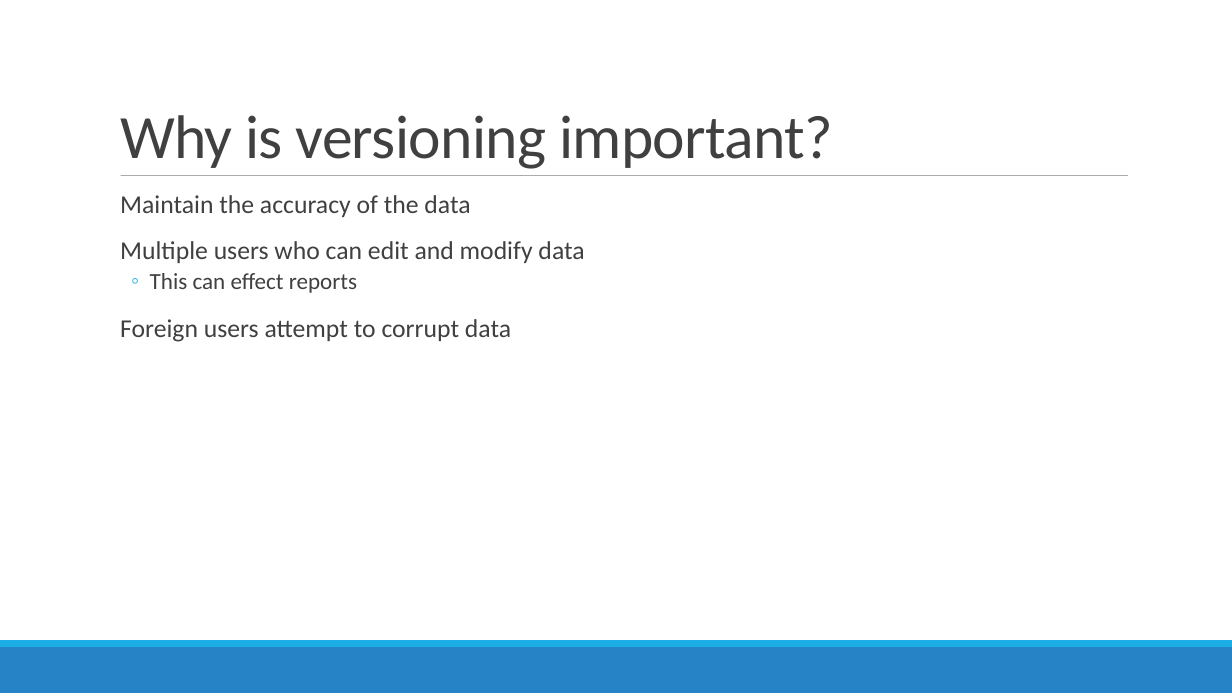
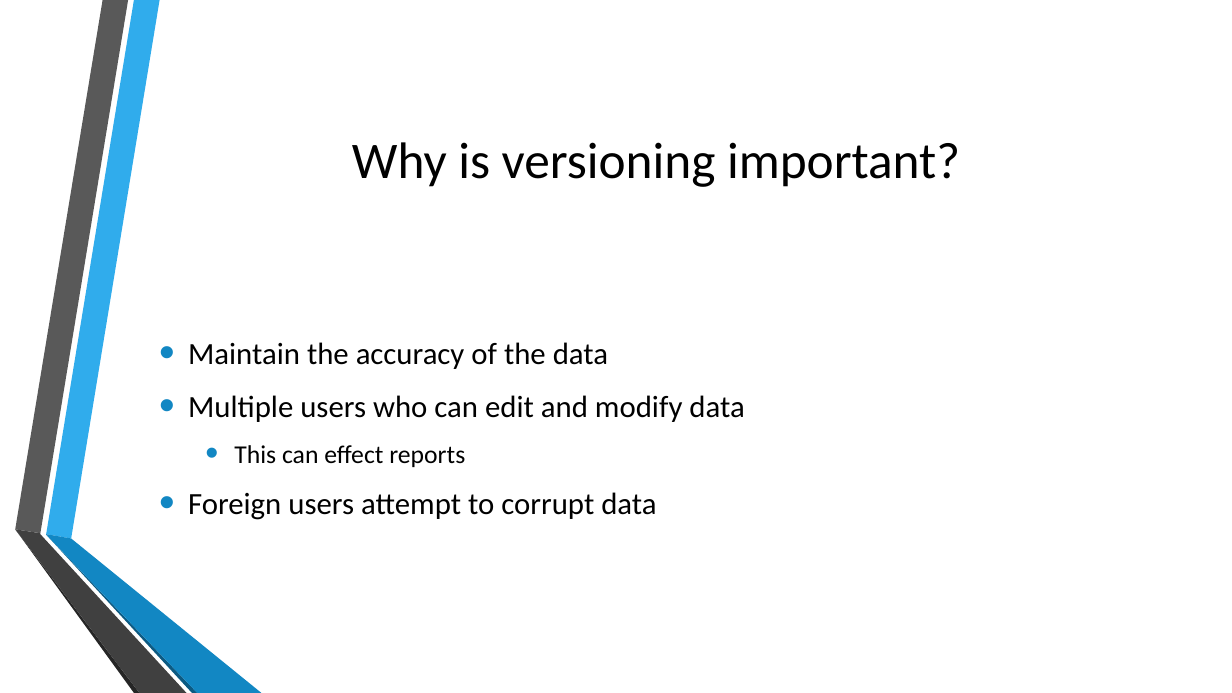
Before and after one commit to MGIS-UMN/GIS5577_week9, a slide deck: slide 3 of Database_Administration.odp. Drawn at 1232x693 pixels with LibreOffice and Linux fonts; fonts in the diff are those of the drawing; background and template pictures are left out. Boxes give left, top, right and bottom in pixels: in the first picture for what was removed or moved away, otherwise in the second. Text is boxed around its words. In the diff, an @@ line names an element or a change of style, - is before the commit and + after.

```diff
--- a/Database_Administration.odp
+++ b/Database_Administration.odp
@@ title "Why is versioning important?": place and size @@
-title "Why is versioning important?" at bbox=[120, 115, 833, 169]
+title "Why is versioning important?" at bbox=[352, 142, 960, 187]
@@ title "Why is versioning important?" at bbox=[352, 142, 960, 187]: size 48 to 40 pt, text colour #404040 to #000000, letter spacing -0.5 to 0 pt; alignment left to centre; line spacing 0.85 to 1; vertical alignment bottom to middle @@
@@ line removed from (121, 176) to (1128, 176) @@
@@ text "Maintain the accuracy of the ...": place and size @@
-text "Maintain the accuracy of the ..." at bbox=[120, 195, 584, 342]
+text "Maintain the accuracy of the ..." at bbox=[188, 342, 744, 520]
@@ text "Maintain the accuracy of the ..." at bbox=[188, 342, 744, 520]: size 20 to 24 pt in "Maintain the accuracy of the data", "Multiple users who can edit and modify ...", "Foreign users attempt to corrupt data"; text colour #404040 to #000000; size 18 to 20 pt in "This can effect reports"; bullet   to •; line spacing 0.9 to 1; less space between paragraphs; bullet colour #1CADE4 to #1287C3; bullet ◦ to •; more space between paragraphs; vertical alignment top to middle @@
@@ group added at bbox=[15, 0, 262, 693]: 6 freeform shapes @@
@@ freeform shape removed at bbox=[0, 647, 1232, 693] @@
@@ freeform shape removed at bbox=[0, 640, 1232, 647] @@
```
Also in this commit, not shown: 24 other slides changed, 1 other file.
